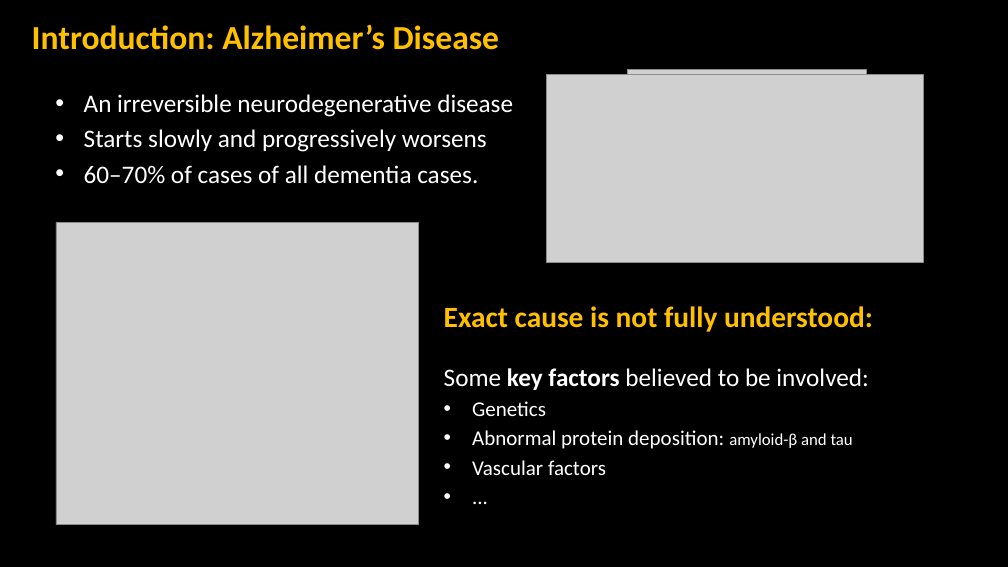
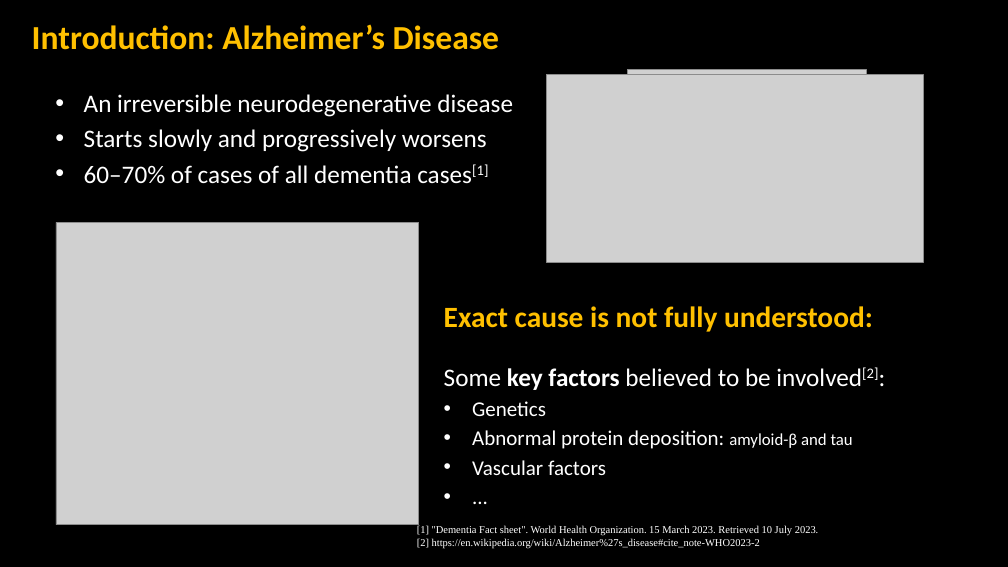
Before and after one commit to NikoHems/EEG_fNRIS_AD, a slide deck: slide 2 of EEG_fNIRS/presentation/eeg_fnirs_ad_detection.pptx. Drawn at 1008x567 pixels with LibreOffice and Linux fonts; fonts in the diff are those of the drawing; grey boxes stand for pictures; background and template pictures are left out. Boxes give left, top, right and bottom in pixels: in the first picture for what was removed or moved away, otherwise in the second. Text is boxed around its words. In the diff, an @@ line names an element or a change of style, - is before the commit and + after.

```diff
--- a/EEG_fNIRS/presentation/eeg_fnirs_ad_detection.pptx
+++ b/EEG_fNIRS/presentation/eeg_fnirs_ad_detection.pptx
@@ text at (x1=84, y1=164, x2=488, y2=184): text changed @@
-• 60–70% of cases of all dementia cases.
+• 60–70% of cases of all dementia cases[1]
@@ text at (x1=444, y1=367, x2=878, y2=390): text changed @@
-Some key factors believed to be involved:
+Some key factors believed to be involved[2]:
@@ text added at (x1=417, y1=526, x2=819, y2=549), 10 pt, text #FFFFFF @@
+[1] "Dementia Fact sheet". World Health Organization. 15 March 2023. Retrieved 10 July 2023.
+[2] https://en.wikipedia.org/wiki/Alzheimer%27s_disease#cite_note-WHO2023-2
```
Also in this commit, not shown: 3 other slides changed.
